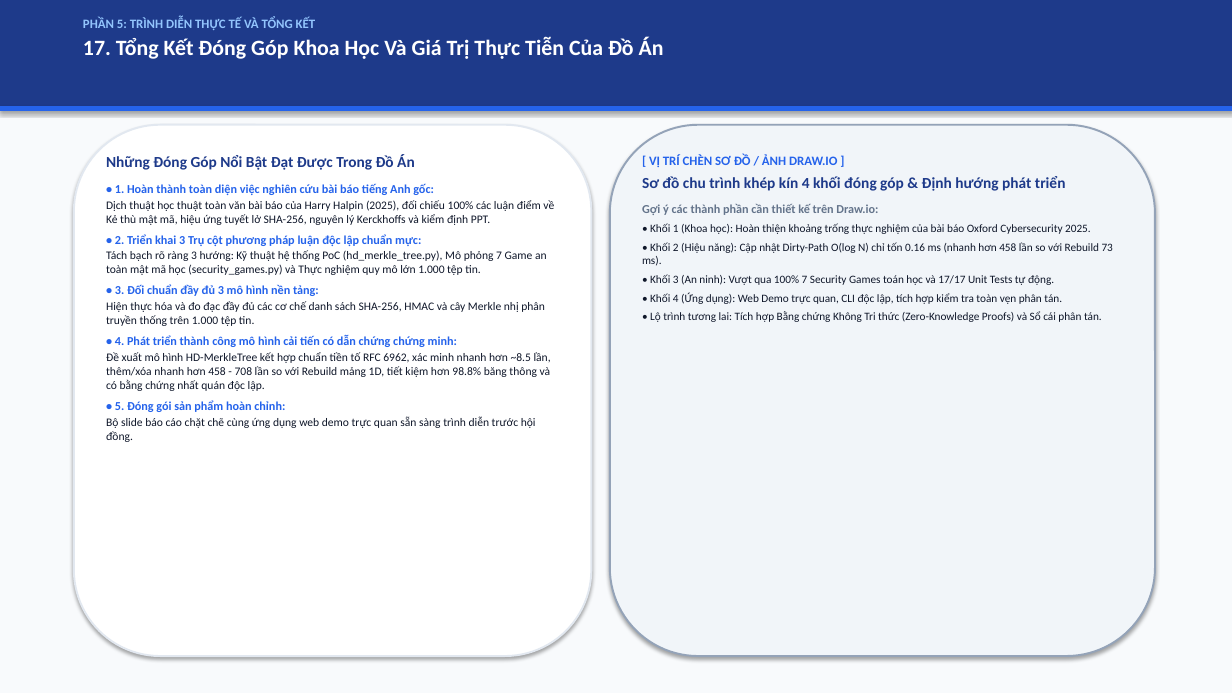
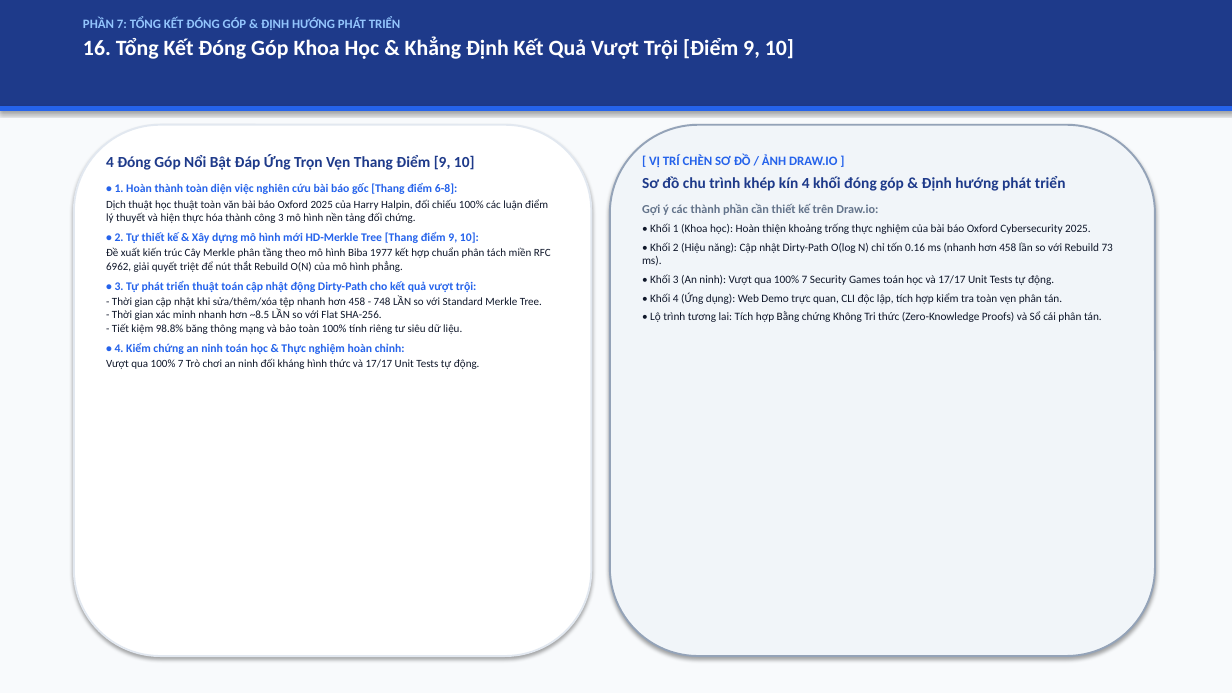
Before and after one commit to kietvo5924/ATBMHTTT_DT005_FileIntegrity, a slide deck: slide 17 of docs/Bao_Cao_Giua_Ky_DT05.pptx (slide 18 before the commit). Drawn at 1232x693 pixels with LibreOffice and Linux fonts; fonts in the diff are those of the drawing. Boxes give left, top, right and bottom in pixels: in the first picture for what was removed or moved away, otherwise in the second. Text is boxed around its words. In the diff, an @@ line names an element or a change of style, - is before the commit and + after.

```diff
--- a/docs/Bao_Cao_Giua_Ky_DT05.pptx
+++ b/docs/Bao_Cao_Giua_Ky_DT05.pptx
@@ text at [83,17,794,59]: text changed @@
-PHẦN 5: TRÌNH DIỄN THỰC TẾ VÀ TỔNG KẾT
-17. Tổng Kết Đóng Góp Khoa Học Và Giá Trị Thực Tiễn Của Đồ Án
+PHẦN 7: TỔNG KẾT ĐÓNG GÓP & ĐỊNH HƯỚNG PHÁT TRIỂN
+16. Tổng Kết Đóng Góp Khoa Học & Khẳng Định Kết Quả Vượt Trội [Điểm 9, 10]
@@ text at [106,154,551,369]: text changed; size 9 to 8.6 pt @@
-Những Đóng Góp Nổi Bật Đạt Được Trong Đồ Án
-• 1. Hoàn thành toàn diện việc nghiên cứu bài báo tiếng Anh gốc:
-Dịch thuật học thuật toàn văn bài báo của Harry Halpin (2025), đối chiếu 100% các luận điểm về Kẻ thù mật mã, hiệu ứng tuyết lở SHA-256, nguyên lý Kerckhoffs và kiểm định PPT.
-• 2. Triển khai 3 Trụ cột phương pháp luận độc lập chuẩn mực:
-Tách bạch rõ ràng 3 hướng: Kỹ thuật hệ thống PoC (hd_merkle_tree.py), Mô phỏng 7 Game an toàn mật mã học (security_games.py) và Thực nghiệm quy mô lớn 1.000 tệp tin.
-• 3. Đối chuẩn đầy đủ 3 mô hình nền tảng:
-Hiện thực hóa và đo đạc đầy đủ các cơ chế danh sách SHA-256, HMAC và cây Merkle nhị phân truyền thống trên 1.000 tệp tin.
-• 4. Phát triển thành công mô hình cải tiến có dẫn chứng chứng minh:
-Đề xuất mô hình HD-MerkleTree kết hợp chuẩn tiền tố RFC 6962, xác minh nhanh hơn ~8.5 lần, thêm/xóa nhanh hơn 458 - 708 lần so với Rebuild mảng 1D, tiết kiệm hơn 98.8% băng thông và có bằng chứng nhất quán độc lập.
-• 5. Đóng gói sản phẩm hoàn chỉnh:
-Bộ slide báo cáo chặt chẽ cùng ứng dụng web demo trực quan sẵn sàng trình diễn trước hội đồng.
+4 Đóng Góp Nổi Bật Đáp Ứng Trọn Vẹn Thang Điểm [9, 10]
+• 1. Hoàn thành toàn diện việc nghiên cứu bài báo gốc [Thang điểm 6-8]:
+Dịch thuật học thuật toàn văn bài báo Oxford 2025 của Harry Halpin, đối chiếu 100% các luận điểm lý thuyết và hiện thực hóa thành công 3 mô hình nền tảng đối chứng.
+• 2. Tự thiết kế & Xây dựng mô hình mới HD-Merkle Tree [Thang điểm 9, 10]:
+Đề xuất kiến trúc Cây Merkle phân tầng theo mô hình Biba 1977 kết hợp chuẩn phân tách miền RFC 6962, giải quyết triệt để nút thắt Rebuild O(N) của mô hình phẳng.
+• 3. Tự phát triển thuật toán cập nhật động Dirty-Path cho kết quả vượt trội:
+- Thời gian cập nhật khi sửa/thêm/xóa tệp nhanh hơn 458 - 748 LẦN so với Standard Merkle Tree.
+- Thời gian xác minh nhanh hơn ~8.5 LẦN so với Flat SHA-256.
+- Tiết kiệm 98.8% băng thông mạng và bảo toàn 100% tính riêng tư siêu dữ liệu.
+• 4. Kiểm chứng an ninh toán học & Thực nghiệm hoàn chỉnh:
+Vượt qua 100% 7 Trò chơi an ninh đối kháng hình thức và 17/17 Unit Tests tự động.
```
Also in this commit, not shown: 13 other slides changed, 4 slides added, 4 slides removed, 6 other files.
